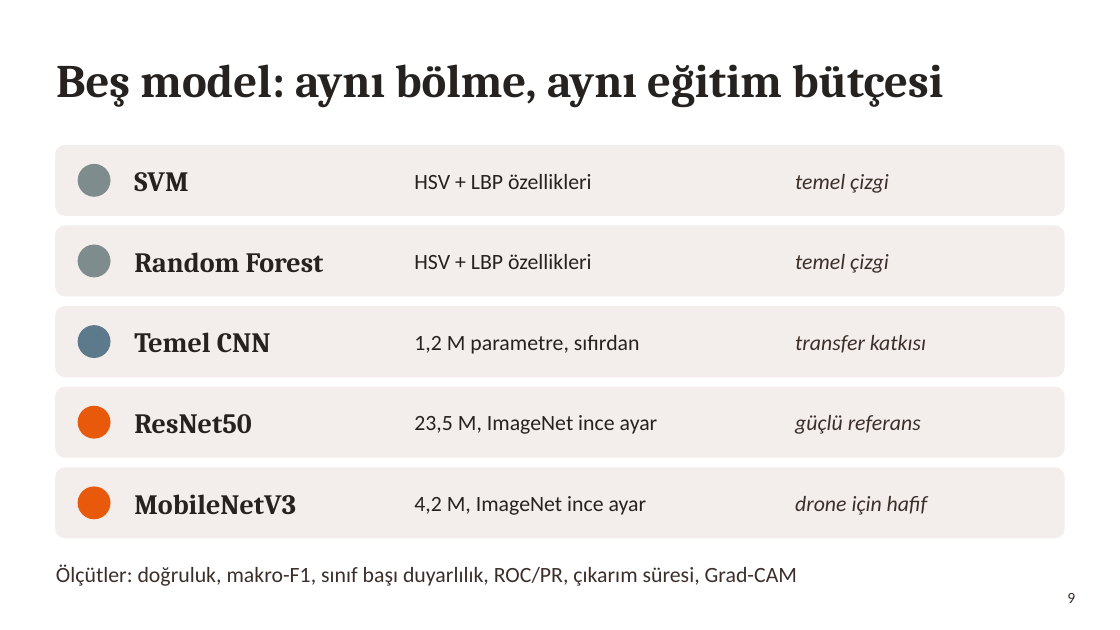
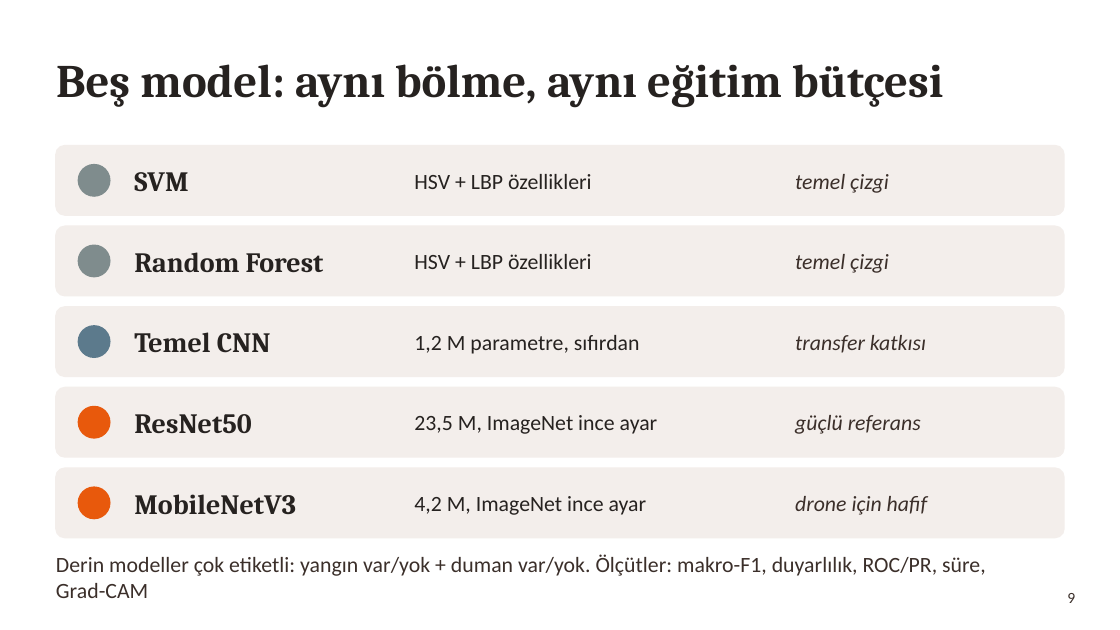
Before and after one commit to NursimaErkoc/yangin_tespit, a slide deck: slide 9 of rapor/Faz1_Sunum.pptx. Drawn at 1120x630 pixels with LibreOffice and Linux fonts; fonts in the diff are those of the drawing. Boxes give left, top, right and bottom in pixels: in the first picture for what was removed or moved away, otherwise in the second. Text is boxed around its words. In the diff, an @@ line names an element or a change of style, - is before the commit and + after.

```diff
--- a/rapor/Faz1_Sunum.pptx
+++ b/rapor/Faz1_Sunum.pptx
@@ text at (56, 554, 986, 598): text changed @@
-Ölçütler: doğruluk, makro-F1, sınıf başı duyarlılık, ROC/PR, çıkarım süresi, Grad-CAM
+Derin modeller çok etiketli: yangın var/yok + duman var/yok. Ölçütler: makro-F1, duyarlılık, ROC/PR, süre, Grad-CAM
```
Also in this commit, not shown: 1 other slide changed, 2 other files.
